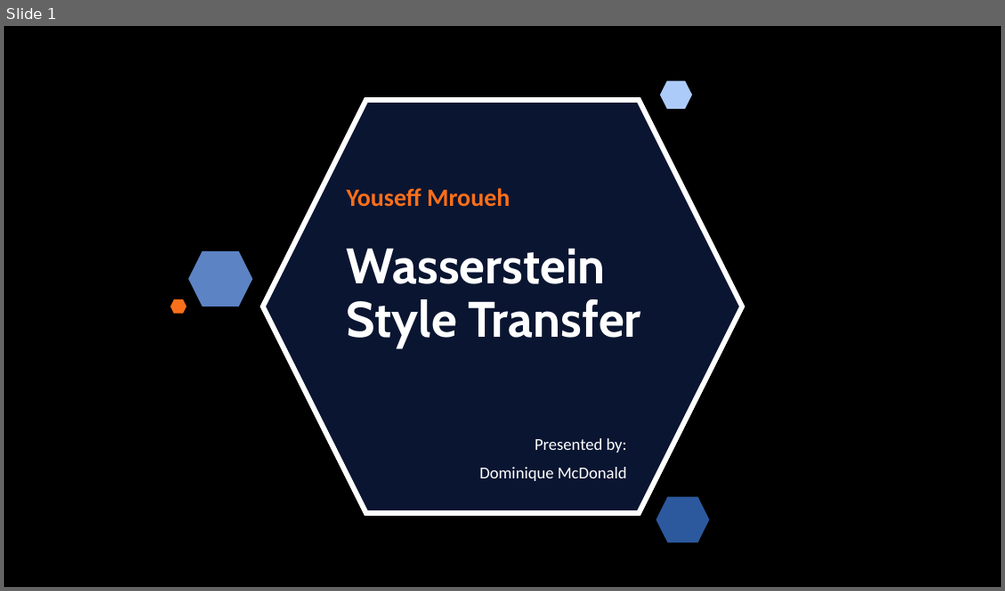
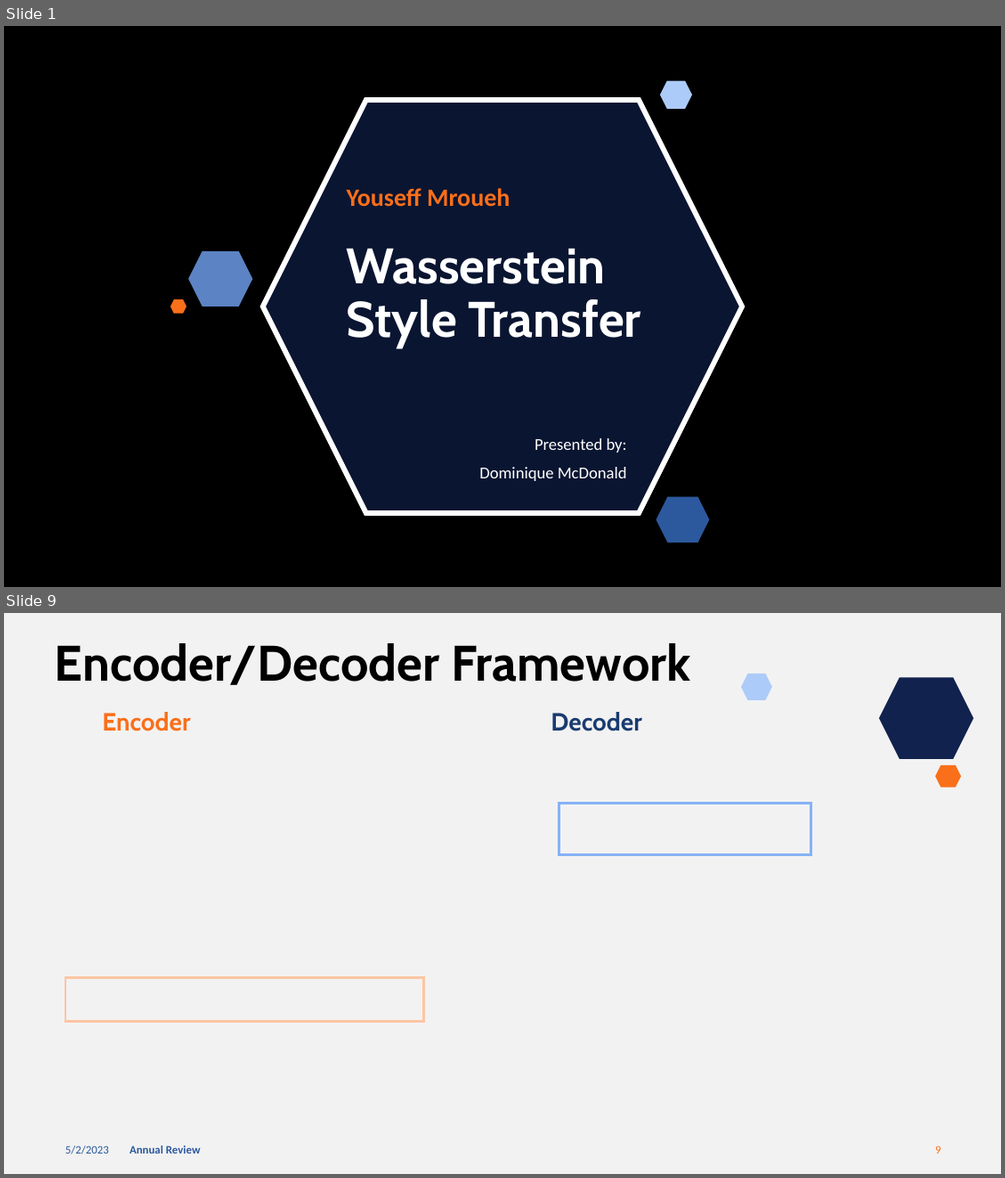
Before and after one commit to dominiquemcdonald14/McDonald_Thesis2023, a slide deck: mcdonald_materials/Wasserstein_Style­_Transfer_Presentation.pptx. Shown one above the other, each under a label of ours: slide 1 before the commit, slides 1 and 9 after it; the slides between them are not shown. The pictures are 1005x591 and 1005x1178 pixels, drawn with LibreOffice and Linux fonts; fonts in the diff are those of the drawing; grey boxes stand for pictures; background and template pictures are left out. Boxes give left, top, right and bottom in pixels: in the first picture for what was removed or moved away, otherwise in the second. Text is boxed around its words. In the diff, an @@ line names an element or a change of style, - is before the commit and + after.

```diff
--- a/mcdonald_materials/Wasserstein_Style­_Transfer_Presentation.pptx
+++ b/mcdonald_materials/Wasserstein_Style­_Transfer_Presentation.pptx
@@ slide 9 added at (4, 613, 1001, 1174), background #F2F2F2 @@
@@ title added at (55, 643, 690, 685), 48 pt, text #000000, bold @@
+Encoder/Decoder Framework
@@ hexagon added at (741, 674, 772, 700), fill #ACCBF9 @@
@@ hexagon added at (879, 677, 973, 759), fill #11224E @@
@@ text added at (102, 712, 190, 731), 24 pt, text #FA6F1A, bold @@
+Encoder
@@ text added at (550, 712, 642, 731), 24 pt, text #1A3B70, bold @@
+Decoder
@@ hexagon added at (935, 765, 961, 787), fill #FA6F1A @@
@@ rectangle added at (558, 803, 811, 854), outline #85B2F6 2.25 pt @@
@@ rectangle added at (65, 977, 423, 1022), outline #FDC5A3 2.25 pt @@
@@ text added at (65, 1145, 109, 1154), 11 pt, text #2C599D @@
+5/2/2023
@@ text added at (129, 1145, 201, 1153), 11 pt, text #2C599D, bold @@
+Annual Review
@@ page number added at (935, 1145, 940, 1153), 11 pt, text #FA6F1A @@
+9
```
Also in this commit, not shown: 3 slides changed, 13 other slides added, 26 other files.
